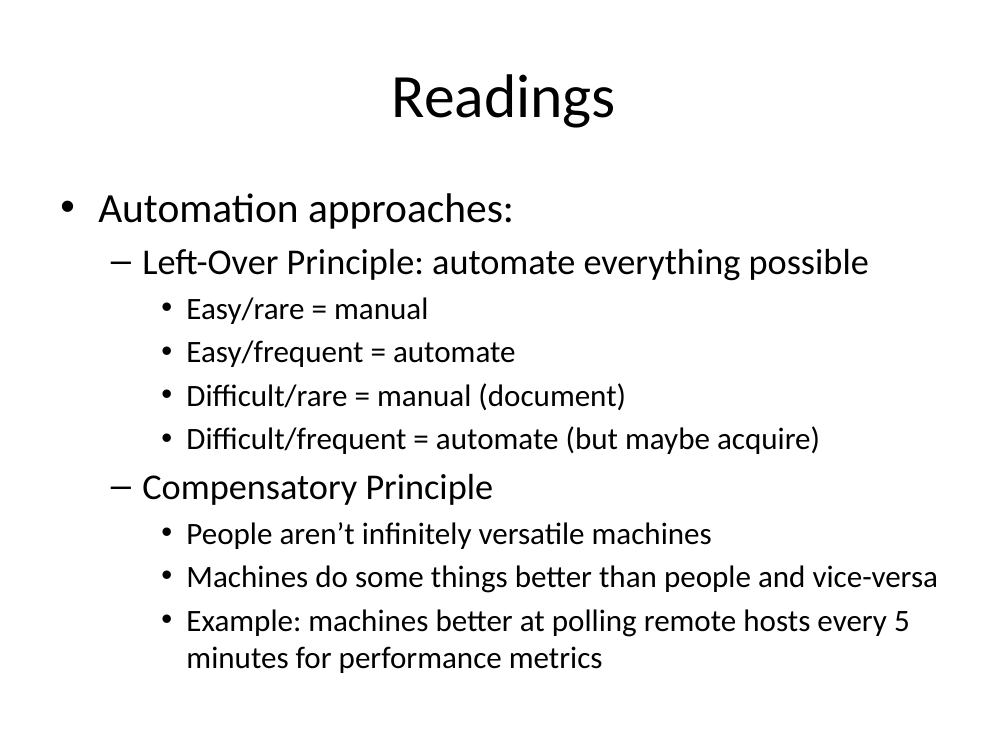
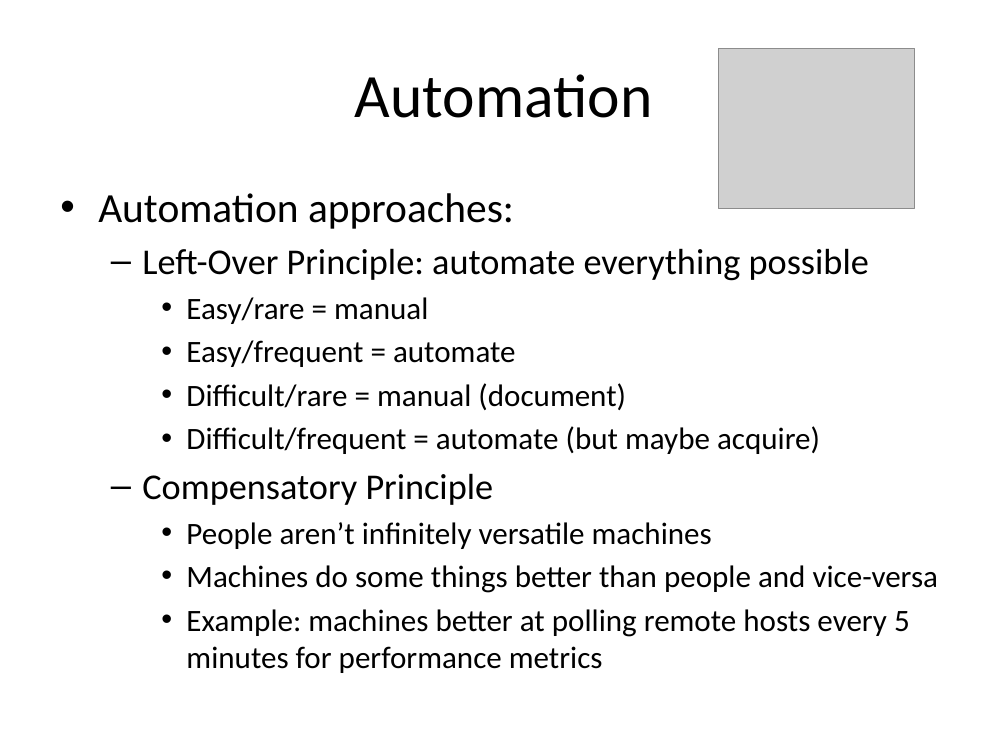
Before and after one commit to jasondbaker/infrastructure-class, a slide deck: slide 4 of infrastructure-week-2.pptx. Drawn at 1008x756 pixels with LibreOffice and Linux fonts; fonts in the diff are those of the drawing; grey boxes stand for pictures. Boxes give left, top, right and bottom in pixels: in the first picture for what was removed or moved away, otherwise in the second. Text is boxed around its words. In the diff, an @@ line names an element or a change of style, - is before the commit and + after.

```diff
--- a/infrastructure-week-2.pptx
+++ b/infrastructure-week-2.pptx
@@ picture added at <box>719,48,915,209</box> @@
@@ title at <box>355,74,653,118</box>: text changed @@
-Readings
+Automation
```
Also in this commit, not shown: 14 other slides changed, 32 other files.
